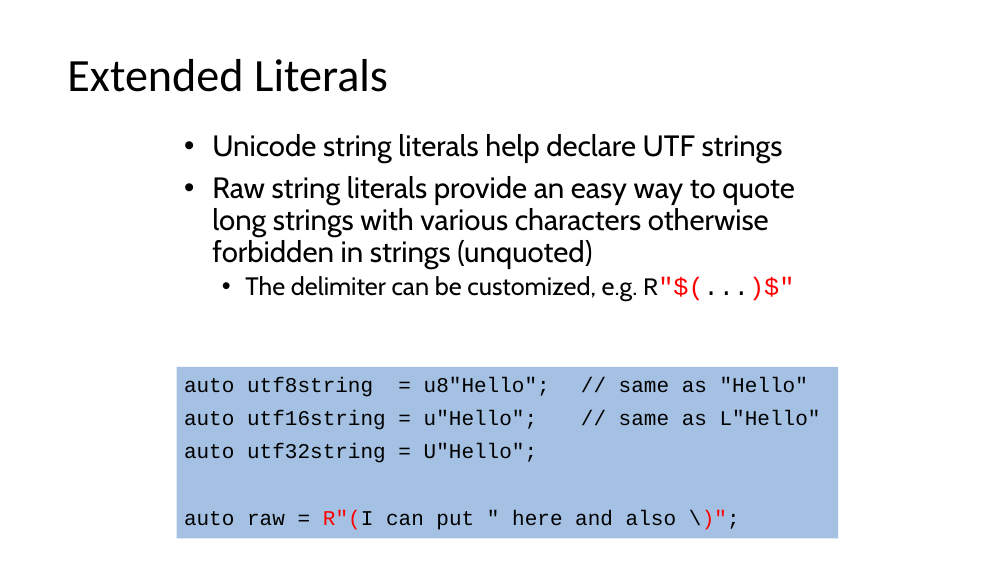
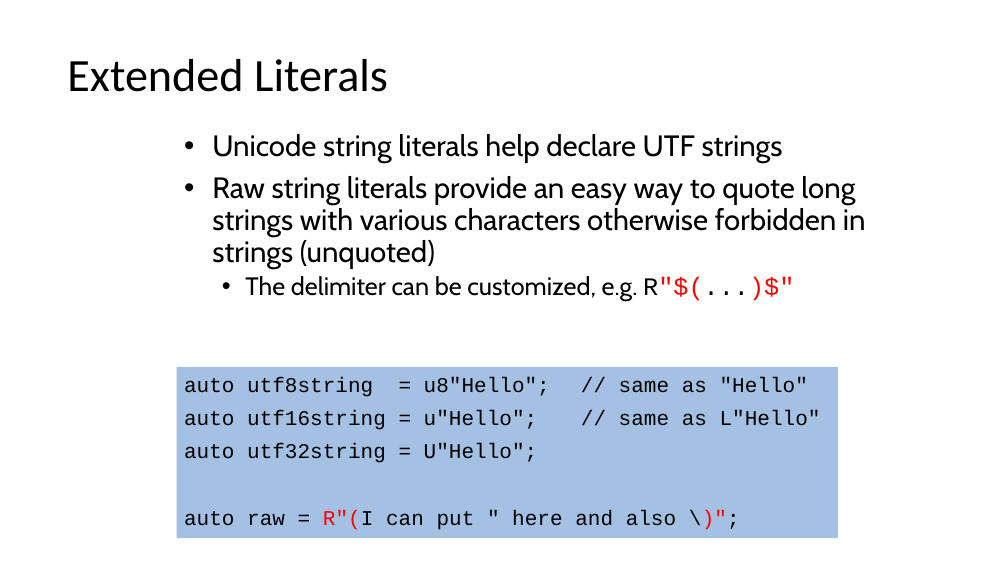
Before and after one commit to cpp-at-ariel/cpp-5781, a slide deck: slide 1 of 04-operator-overloading/slides-3-literals.pptx. Drawn at 1008x567 pixels with LibreOffice and Linux fonts; fonts in the diff are those of the drawing. Boxes give left, top, right and bottom in pixels: in the first picture for what was removed or moved away, otherwise in the second. Text is boxed around its words. In the diff, an @@ line names an element or a change of style, - is before the commit and + after.

Commit message:
literals presentation

```diff
--- a/04-operator-overloading/slides-3-literals.pptx
+++ b/04-operator-overloading/slides-3-literals.pptx
@@ text "Unicode string literals help declare ..." rewrapped from <box>212,134,795,301</box> to <box>212,134,866,301</box> @@
```
Also in this commit, not shown: 1 other slide changed, 1 other file.
